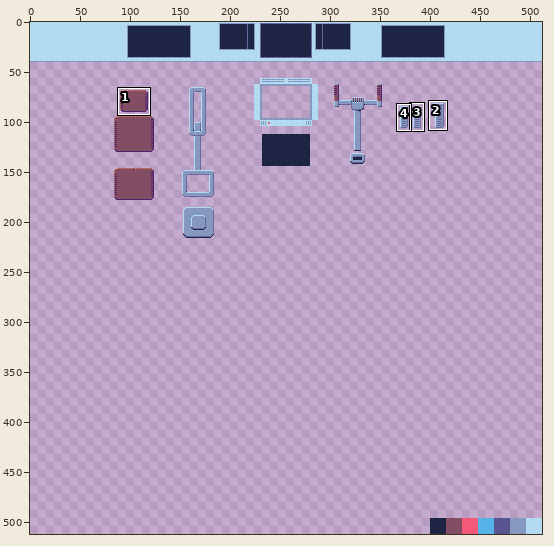
Two states of a pixel-art file, level/spaceship/materials/cockpit.aseprite. Above: a wide view before the commit, with the close-up outlined.
Close-up. The starting point:
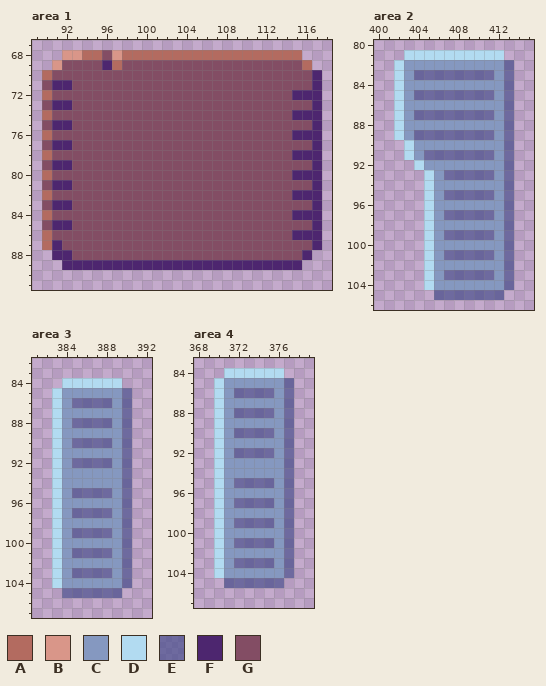
512x512 pixels, 1 frame. Colours within 5 levels of each other are drawn and written as one. Shown: area 1: x 89..118, y 67..91; area 2: x 400..415, y 80..106; area 3: x 381..392, y 82..107; area 4: x 368..379, y 83..107. The commit also changed other parts of the picture, which this record leaves out.
Palette (. is transparent): A #b36b60  B #d99689  C #8598c0  D #b2dbf1  E #3d4685a2  F #4d266f  G #834d64
And afterwards:
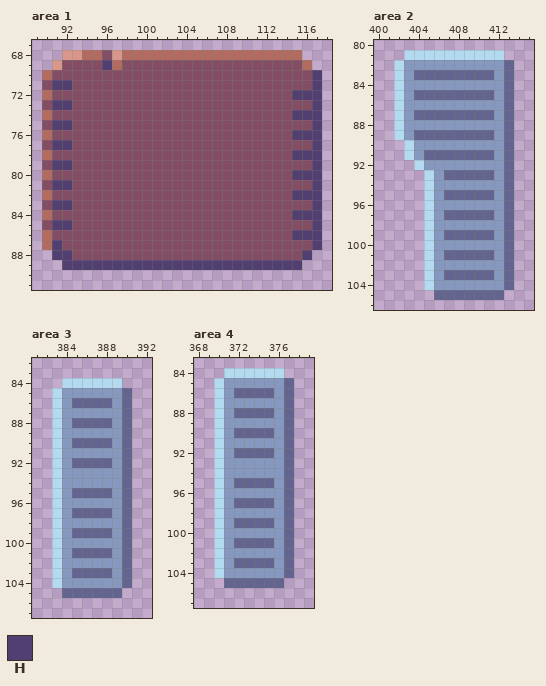
Colours new in this view: H #513f71
The exact change:
colour E: #3d4685a2 -> #63648f
Area 1:
y 69: x 96 F -> H
y 70: x 117 F -> H
y 71: x 91..92 FF -> HH; x 117 F -> H
y 72: x 115..117 FFF -> HHH
y 73: x 91..92 FF -> HH; x 117 F -> H
y 74: x 115..117 FFF -> HHH
y 75: x 91..92 FF -> HH; x 117 F -> H
y 76: x 115..117 FFF -> HHH
y 77: x 91..92 FF -> HH; x 117 F -> H
y 78: x 115..117 FFF -> HHH
y 79: x 91..92 FF -> HH; x 117 F -> H
y 80: x 115..117 FFF -> HHH
y 81: x 91..92 FF -> HH; x 117 F -> H
y 82: x 115..117 FFF -> HHH
y 83: x 91..92 FF -> HH; x 117 F -> H
y 84: x 115..117 FFF -> HHH
y 85: x 91..92 FF -> HH; x 117 F -> H
y 86: x 115..117 FFF -> HHH
y 87: x 91 F -> H; x 117 F -> H
y 88: x 91..92 FF -> HH; x 116 F -> H
y 89: x 92..115 FFFFFFFFFFFFFFFFFFFFFFFF -> HHHHHHHHHHHHHHHHHHHHHHHH
